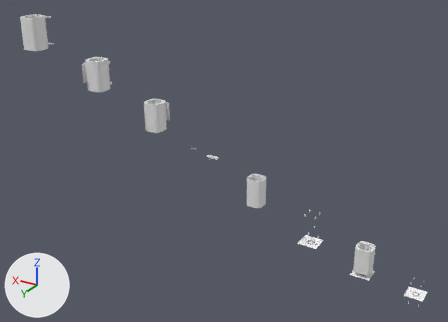
Before and after pictures for a commit that changed the Blender file speaker.blend.
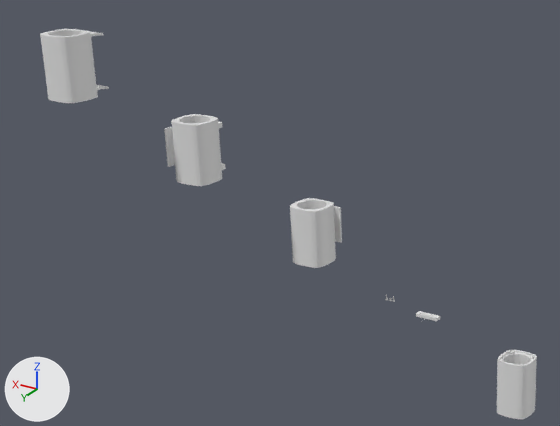
Each version is shown whole from a 50 mm camera at (-0.68, 3.61, 2.36) aimed at (1.01, 0.78, 0.94), then close up on the part from 0% to 62% of the width and 0% to 66% of the height. Every picture has the same lights, and +X, +Y and +Z are marked at lower left.
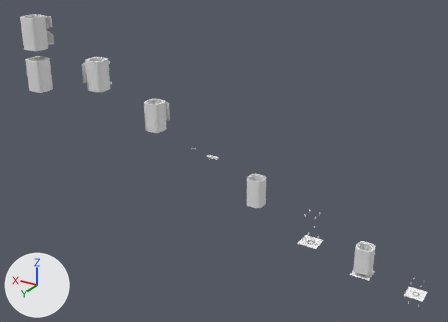
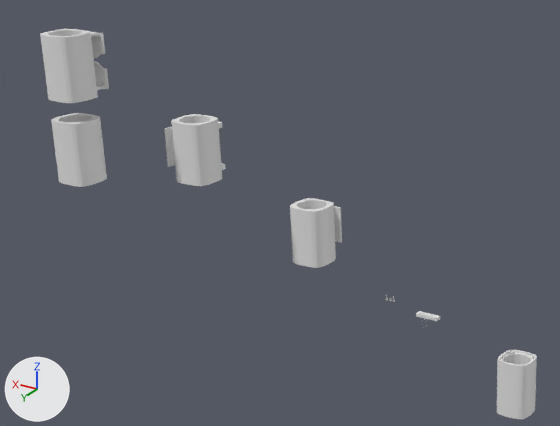
The change, as JSON lines over the scene's bpy script:
```json
{"block": "me_cube_027", "where": "# used by ob_cube_015; location = (1.689, 1.461, 1.731)"}
{"op": "remove", "block": "me_cube_027", "code": "me_cube_027.from_pydata(...)  # 252 vertices, 250 faces; spans x -0.037..0.0, y -0.0861..-0.0478, z 0.0546..0.0688"}
{"op": "add", "block": "me_cube_027", "code": "me_cube_027.from_pydata(...)  # 281 vertices, 277 faces; spans x -0.037..0.0, y -0.0861..-0.0478, z 0.0037..0.0688"}
{"block": "me_cube_027", "change": "me_cube_027 part 1: 12 vertices moved from x -0.0312..0.0, y -0.0834..-0.0818, z 0.0638..0.0688 to x -0.0306..0.0, y -0.0822..-0.0809, z 0.0638..0.0688; 12 vertices removed from x -0.0312..0.0, y -0.0855..-0.0818, z 0.0638; 41 vertices added at x -0.037..0.0, y -0.0861..-0.079, z 0.0037..0.0669"}
{"op": "add", "block": "me_cylinder_044", "code": ["me_cylinder_044 = bpy.data.meshes.new('Cylinder.044')", "me_cylinder_044.from_pydata(...)  # 1825 vertices, 1529 faces; spans x -0.386..0.386, y -0.398..0.377, z -0.605..0.605"]}
{"op": "add", "block": "ob_cylinder_012", "code": ["ob_cylinder_012 = bpy.data.objects.new('Cylinder.012', me_cylinder_044)", "ob_cylinder_012.location = (1.689, 1.461, 1.521)", "ob_cylinder_012.scale = (0.131, 0.131, 0.131)"]}
```

Where the change shows, as pixel boxes (x1, y1, x2, y2) in the close-ups (560 x 426 px):
```json
{"object": "Cylinder.012", "change": "added", "after": [51, 113, 107, 187]}
{"part": 1, "of": "me_cube_027", "change": "built on", "before": [94, 32, 108, 89], "after": [91, 33, 109, 89]}
```
